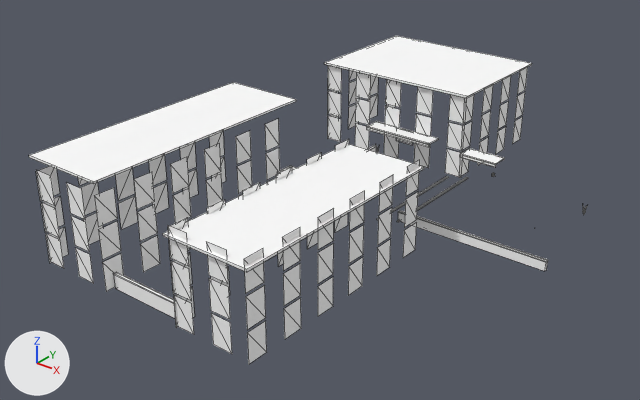
Two versions of the OBJ model Games/GuruttoWorld/Assets/Models/StreetJourney/Baked/Block-0-2.obj, one commit apart.
The view is the same before and after, from a camera (50 mm lens) standing at (34.8, -46.0, 38.8) and looking at (-12.4, 13.1, 2.2). Every picture has the same lights, and +X, +Y and +Z are marked at lower left. The picture after the commit comes second. Mesh edges are drawn as thin lines. Where no turn or scale is listed for an object, it has been applied to the vertices. Vertices at exactly the same position are counted once.

Names of what the first picture shows: 'Block-0-2'.
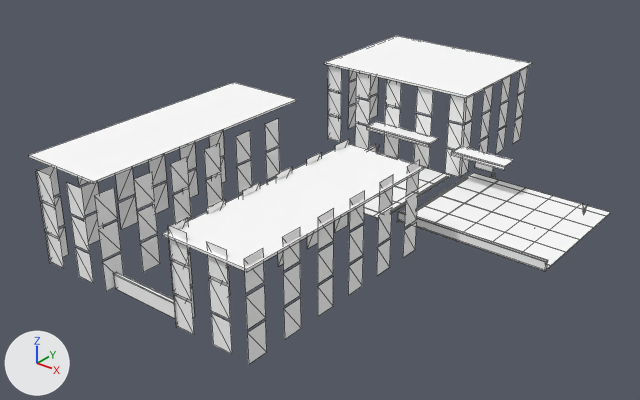
What changed in the scene script:
```text
Change me_block_0_2:
    used by ob_block_0_2; location = (0.0, 0.0, 0.0)
    remove me_block_0_2.from_pydata(...)  # 818 vertices, 640 faces; spans x -26.2..9.0, y -8.2..44.2, z 0.0..10.2
    add me_block_0_2.from_pydata(...)  # 962 vertices, 748 faces; spans x -26.2..9.0, y -8.2..44.2, z 0.0..10.2
    me_block_0_2 part 1: the loose piece of 8 vertices spanning x -15.1..-12.9, y 29.7..29.9, z 2.3..3.8 is moved by (10.3, -1.0, -0.1)
    me_block_0_2 part 2: the loose piece of 8 vertices spanning x -17.0..-11.0, y 12.2..12.4, z 3.8..4.1 is moved by (10.3, 15.0, -0.1)
    me_block_0_2 part 3: a new loose piece, a box spanning x -18.0..-8.0, y 17.0..30.0, z 0.0..0.03, in mat_white (white #ffffff)
    me_block_0_2 part 4: a new loose piece, a box spanning x -6.0..9.0, y 17.0..31.0, z 0.56..0.59, in mat_white (white #ffffff)
    me_block_0_2 part 5: the loose piece of 8 vertices spanning x -17.0..-11.0, y 12.2..14.1, z 4.0..4.2 is moved by (10.3, 15.0, -0.1)
    me_block_0_2 part 6: the loose piece of 8 vertices spanning x -5.7..-1.7, y 27.2..27.4, z 3.7..4.0 is deleted
    other edits to the shape of me_block_0_2 do not show in these pictures
```

Location of each change, (x1, y1, x2, y2) in pixels of the pictures (640 x 400 px; the box of a moved part takes in the faces that stretch with it):
'Block-0-2', reshaped: before (29, 36, 587, 364); after (29, 36, 611, 364)
part 1 of me_block_0_2, moved or reshaped: before (396, 138, 413, 145); after (475, 162, 494, 173)
part 2 of me_block_0_2, moved or reshaped (not visible before): after (451, 152, 505, 170)
part 3 of me_block_0_2, added: after (364, 167, 451, 218)
part 4 of me_block_0_2, added: after (417, 173, 611, 269)
part 5 of me_block_0_2, moved or reshaped: before (277, 166, 296, 173); after (452, 146, 514, 167)
part 6 of me_block_0_2, deleted: before (460, 155, 496, 167)
